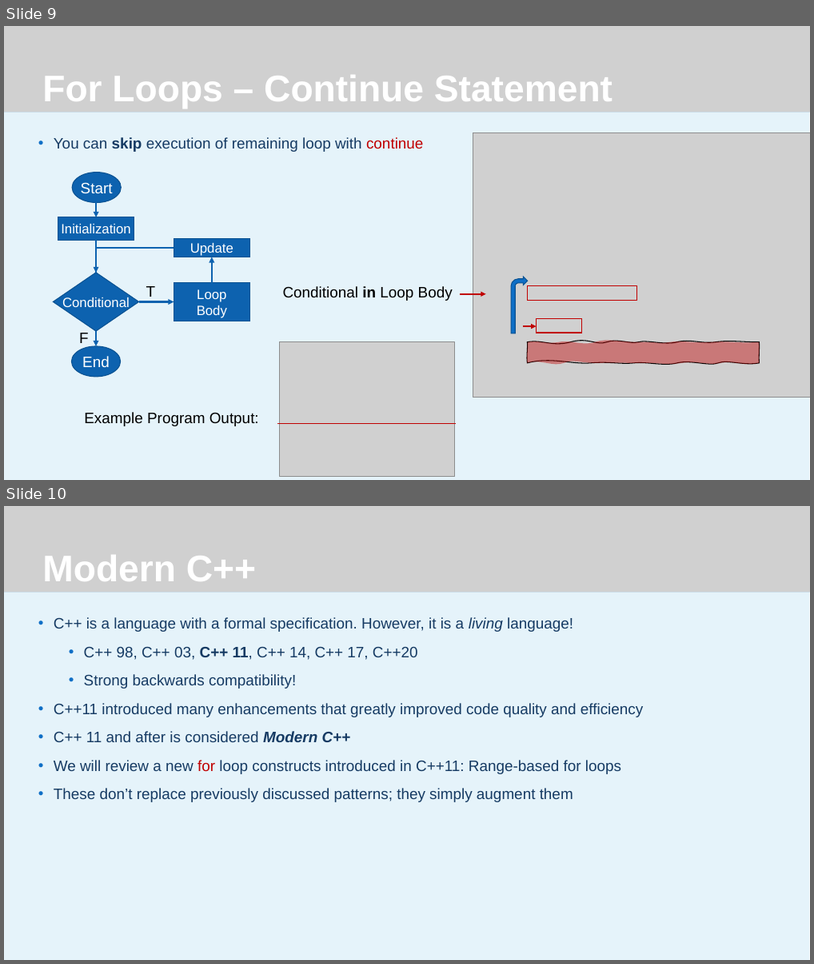
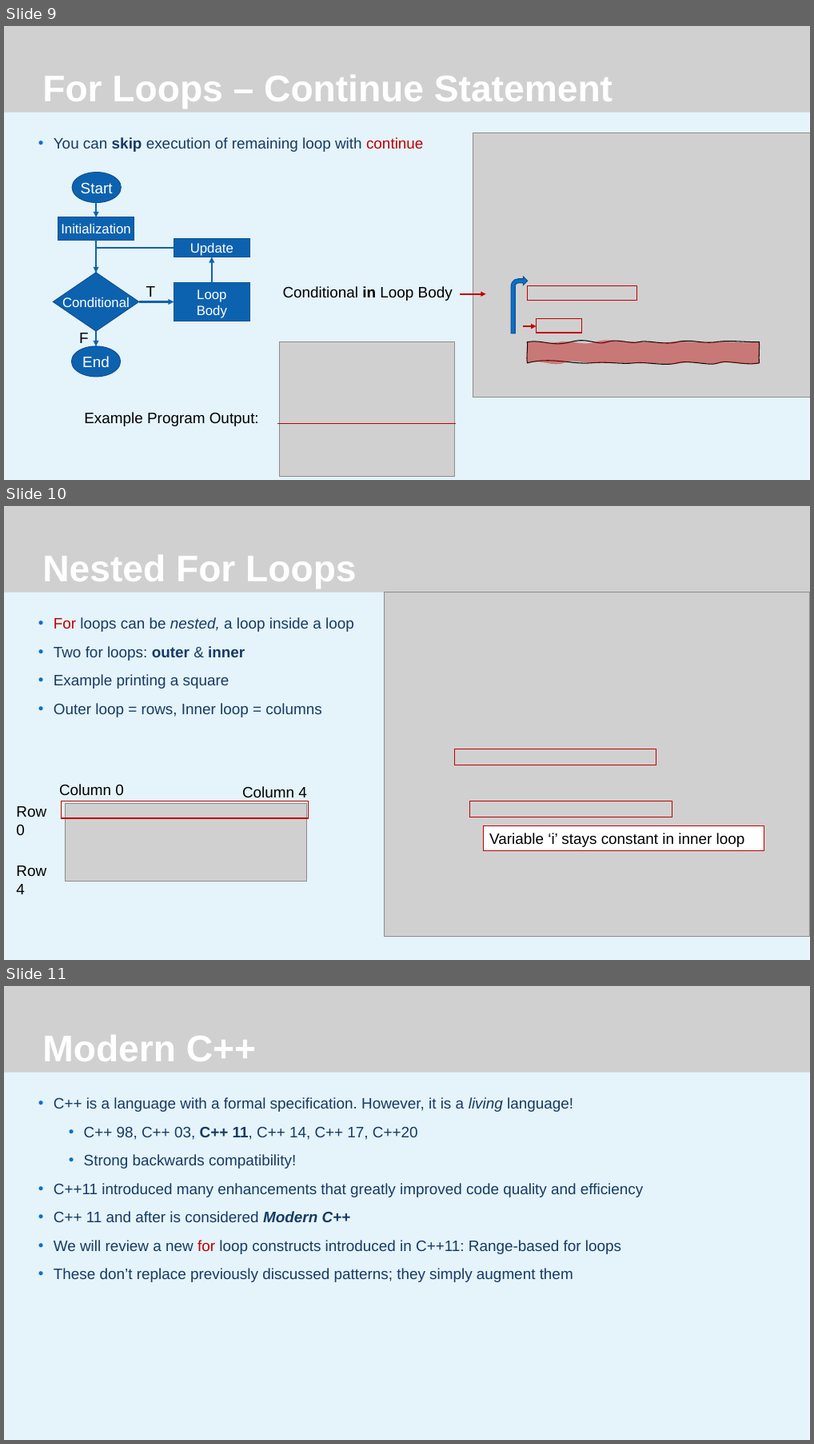
Before and after one commit to JeremyBYU/LoopIt, a slide deck: Lecture/LoopIt.pptx. Shown one above the other, each under a label of ours: slides 9 and 10 before the commit, slides 9, 10 and 11 after it. The pictures are 814x964 and 814x1444 pixels, drawn with LibreOffice and Linux fonts; fonts in the diff are those of the drawing; grey boxes stand for pictures; background and template pictures are left out. Boxes give left, top, right and bottom in pixels: in the first picture for what was removed or moved away, otherwise in the second. Text is boxed around its words. In the diff, an @@ line names an element or a change of style, - is before the commit and + after.

```diff
--- a/Lecture/LoopIt.pptx
+++ b/Lecture/LoopIt.pptx
@@ slide 10 added at (x1=4, y1=506, x2=810, y2=960), background #FFFFFF @@
@@ rectangle added at (x1=4, y1=506, x2=810, y2=960), fill #FFFFFF @@
@@ rectangle added at (x1=4, y1=506, x2=810, y2=960), fill #DBEFF9 at 70% opacity @@
@@ rectangle added at (x1=4, y1=506, x2=810, y2=592), fill #1C4D83 @@
@@ picture added at (x1=4, y1=506, x2=810, y2=592) @@
@@ title added at (x1=42, y1=555, x2=356, y2=588), 44 pt, text #FFFFFF, bold @@
+Nested For Loops
@@ picture added at (x1=385, y1=592, x2=810, y2=936) @@
@@ text added at (x1=54, y1=617, x2=354, y2=717), 18 pt, text #153A63 @@
+• For loops can be nested, a loop inside a loop
+• Two for loops: outer & inner
+• Example printing a square
+• Outer loop = rows, Inner loop = columns
@@ rectangle added at (x1=454, y1=749, x2=657, y2=765), outline #C00000 1 pt @@
@@ group added at (x1=16, y1=784, x2=307, y2=894): 4 texts, 1 picture @@
+Row 0
+Row 4
+Column 0
+Column 4
@@ rectangle added at (x1=61, y1=800, x2=308, y2=818), outline #C00000 1.5 pt @@
@@ rectangle added at (x1=470, y1=800, x2=673, y2=816), outline #C00000 1 pt @@
@@ rectangle added at (x1=484, y1=826, x2=765, y2=850), fill #FFFFFF, outline #C00000 0.75 pt, 18 pt, text #000000 @@
+Variable ‘i’ stays constant in inner loop
@@ what was slide 10 is now slide 11 @@
```
Also in this commit, not shown: 3 slides changed, 1 slide removed, 2 other files.
